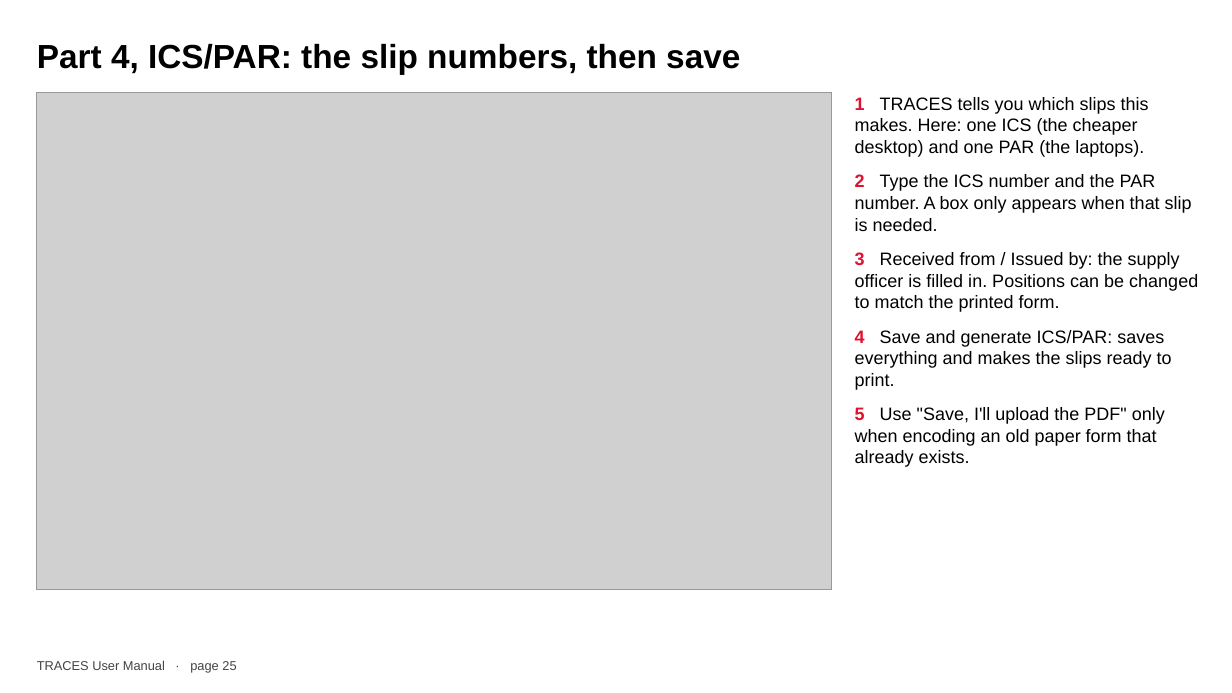
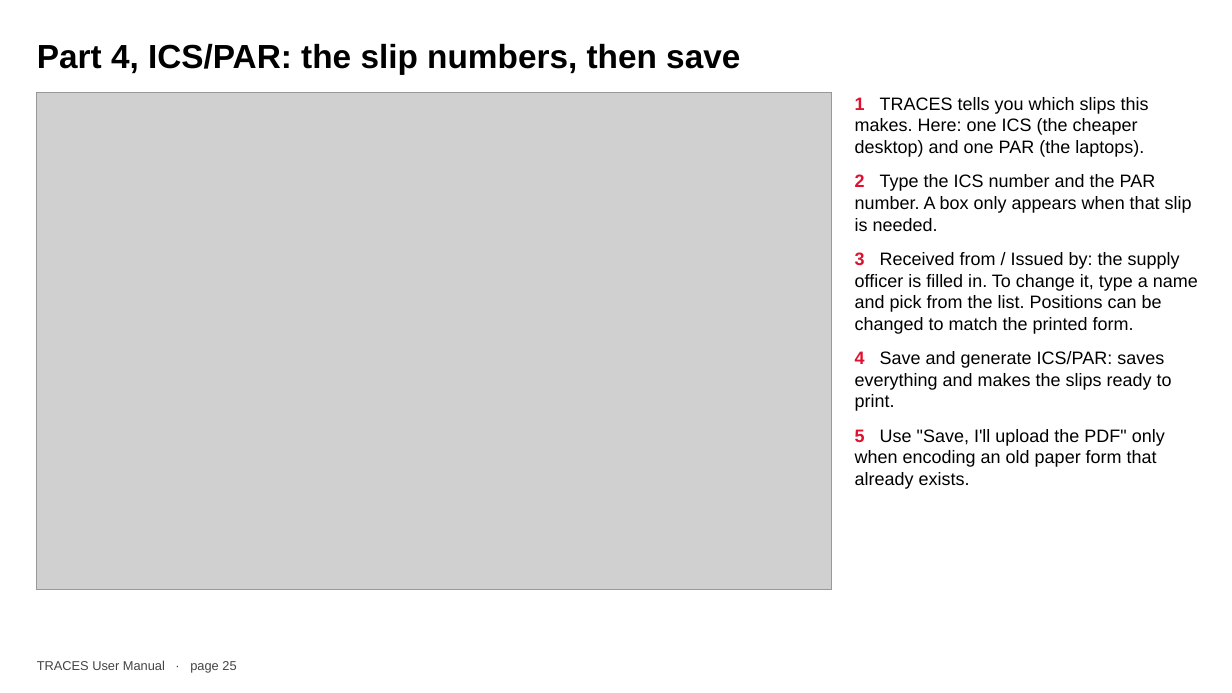
Before and after one commit to joww-seph/traces, a slide deck: slide 25 of docs/TRACES-User-Manual.pptx. Drawn at 1232x693 pixels with LibreOffice and Linux fonts; fonts in the diff are those of the drawing; grey boxes stand for pictures. Boxes give left, top, right and bottom in pixels: in the first picture for what was removed or moved away, otherwise in the second. Text is boxed around its words. In the diff, an @@ line names an element or a change of style, - is before the commit and + after.

```diff
--- a/docs/TRACES-User-Manual.pptx
+++ b/docs/TRACES-User-Manual.pptx
@@ text at <box>855,252,1198,334</box>: text changed @@
-3 Received from / Issued by: the supply officer is filled in. Positions can be changed to match the printed form.
+3 Received from / Issued by: the supply officer is filled in. To change it, type a name and pick from the list. Positions can be changed to match the printed form.
```
Also in this commit, not shown: 2 other slides changed.
